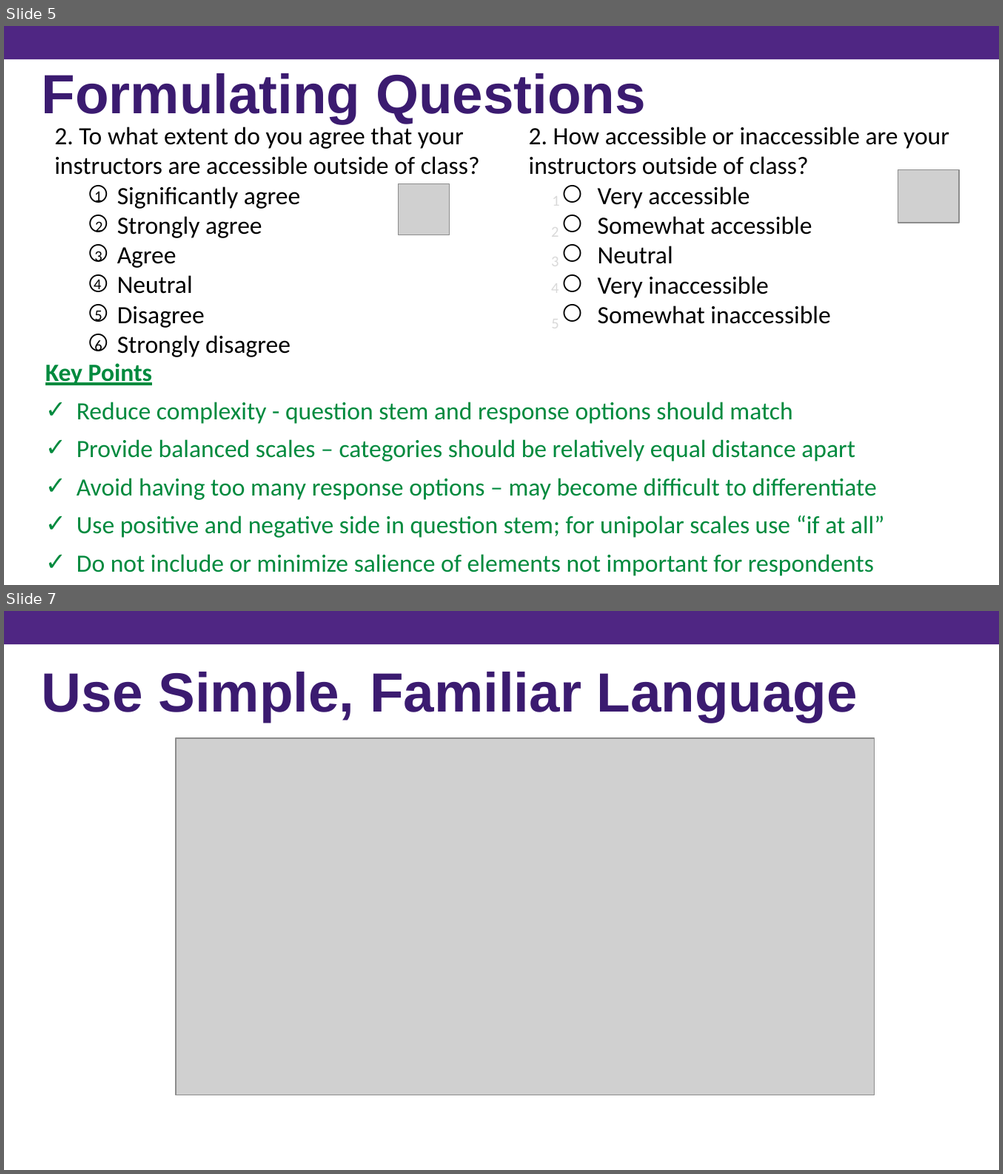
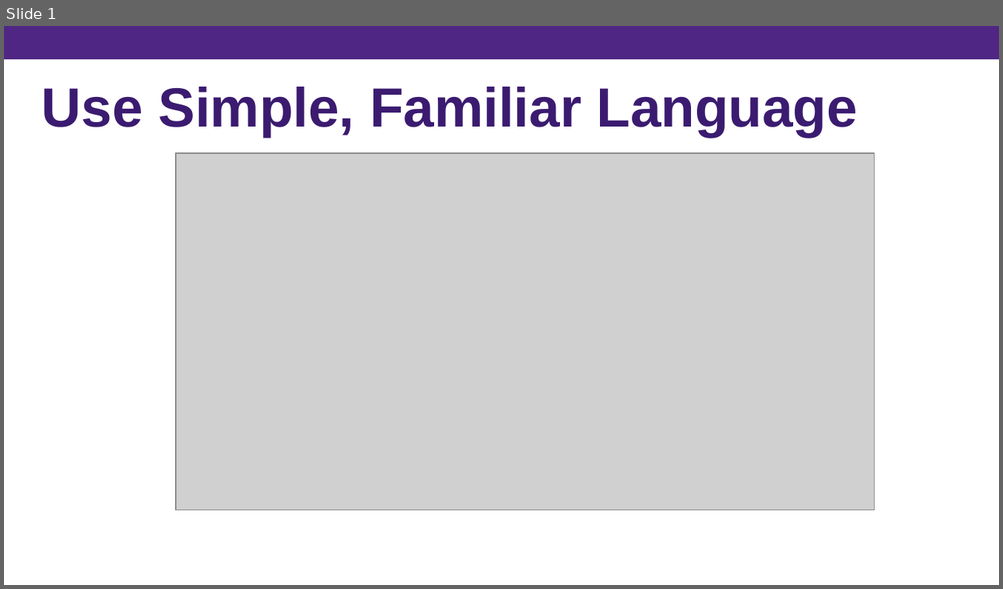
Before and after one commit to kpuka/SIMAH, a slide deck: images/posts/survey_design/Survey Design (PowerPoint) - Copy.pptx. Shown one above the other, each under a label of ours: slides 5 and 7 before the commit, slide 1 after it; the slides between them are not shown. The pictures are 1003x1174 and 1003x589 pixels, drawn with LibreOffice and Linux fonts; fonts in the diff are those of the drawing; grey boxes stand for pictures. Boxes give left, top, right and bottom in pixels: in the first picture for what was removed or moved away, otherwise in the second. Text is boxed around its words. In the diff, an @@ line names an element or a change of style, - is before the commit and + after.

```diff
--- a/images/posts/survey_design/Survey Design (PowerPoint) - Copy.pptx
+++ b/images/posts/survey_design/Survey Design (PowerPoint) - Copy.pptx
@@ slide 5 removed at box(4, 26, 999, 585), background #FFFFFF @@
@@ rectangle removed at box(4, 26, 999, 60) @@
@@ text removed at box(42, 73, 646, 124) @@
-Formulating Questions
@@ picture removed at box(897, 170, 958, 223) @@
@@ picture removed at box(398, 184, 449, 235) @@
@@ group removed at box(529, 127, 949, 333): 6 texts @@
-2. How accessible or inaccessible are your instructors outside of class?
-⃝ Very accessible
-⃝ Somewhat accessible
-⃝ Neutral
-⃝ Very inaccessible
-⃝ Somewhat inaccessible
-1
-2
-3
-4
-5
@@ group removed at box(54, 124, 480, 358): 7 texts @@
-2. To what extent do you agree that your
-instructors are accessible outside of class?
-⃝ Significantly agree
-⃝ Strongly agree
-⃝ Agree
-⃝ Neutral
-⃝ Disagree
-⃝ Strongly disagree
-1
-2
-3
-4
-5
-6
@@ text removed at box(45, 363, 885, 577) @@
-Key Points
-✓ Reduce complexity - question stem and response options should match
-✓ Provide balanced scales – categories should be relatively equal distance apart
-✓ Avoid having too many response options – may become difficult to differentiate
-✓ Use positive and negative side in question stem; for unipolar scales use “if at all”
-✓ Do not include or minimize salience of elements not important for respondents
@@ rectangle removed at box(4, 511, 999, 585) @@
@@ what was slide 7 is now slide 1 @@
```
Also in this commit, not shown: 5 other slides removed, 2 other files.
